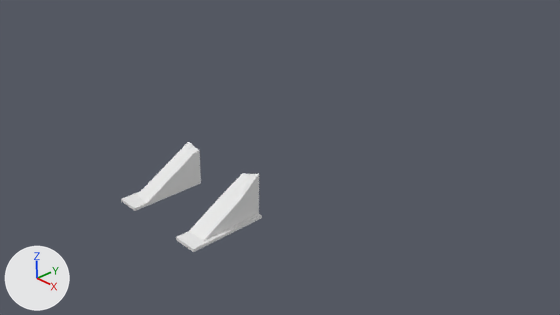
Two versions of the Blender file blender_files/E1/estructura 1.blend, one commit apart.
One viewpoint serves both versions: the file's camera 'Camera'. Every picture has the same lights, and +X, +Y and +Z are marked at lower left.

Before the edit, the objects in view are built like this:
```python
me_cube_001 = bpy.data.meshes.new('Cube.001')
me_cube_001.from_pydata(...)  # 110 vertices, 106 faces; spans x -3.23..3.29, y -2.89..1.5, z -1.01..1.46
ob_bordes_escalera = bpy.data.objects.new('Bordes Escalera', me_cube_001)
ob_bordes_escalera.location = (0.0, -1.38, 0.34)
ob_bordes_escalera.scale = (0.319, 0.319, 0.319)
```
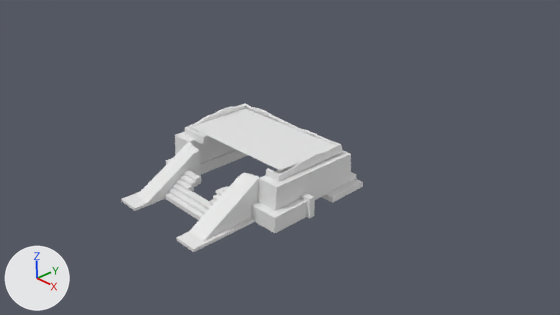
Changed parts and their boxes [x1, y1, x2, y2] in the pictures (560 x 315 px):
'Paredes exteriores', added
    after: [166, 131, 363, 233]
'Bordes Escalera', moved
    before: [121, 142, 262, 252]
    after: [121, 142, 259, 252]
'Plane', added
    after: [191, 108, 336, 171]
'Cube', added
    after: [185, 103, 343, 182]
'Escaleras', added
    after: [164, 170, 228, 220]

Patch to the scene script:
```diff
--- a/blender_files/E1/estructura 1.blend.py
+++ b/blender_files/E1/estructura 1.blend.py
@@ me_cube @@
+me_cube.from_pydata(...)  # 88 vertices, 68 faces; spans x -1.0..1.0, y -1.0..13.49, z -1.0..8.39
@@ me_cube_002 @@
+me_cube_002.from_pydata(...)  # 100 vertices, 94 faces; spans x -5.3..29.1, y -1.2..21.1, z -1.0..6.5
@@ me_cube_003 @@
+me_cube_003.from_pydata(...)  # 152 vertices, 150 faces; spans x -1.0..38.9, y -1.5..22.7, z -1.2..2.9
@@ me_plane @@
+me_plane.from_pydata(...)  # 289 vertices, 256 faces; spans x -1.61..1.59, y -0.75..1.0, z 0.0
@@ ob_escaleras @@
+ob_escaleras = bpy.data.objects.new('Escaleras', me_cube)
+ob_escaleras.location = (0.01, -1.67, 0.05)
+ob_escaleras.scale = (0.602, 0.0424, 0.0424)
@@ ob_paredes_exteriores @@
+ob_paredes_exteriores = bpy.data.objects.new('Paredes exteriores', me_cube_002)
+ob_paredes_exteriores.location = (-1.21, -0.98, 0.1)
+ob_paredes_exteriores.scale = (0.0969, 0.0969, 0.0969)
@@ ob_cube @@
+ob_cube = bpy.data.objects.new('Cube', me_cube_003)
+ob_cube.location = (-1.18, -0.68, 0.79)
+ob_cube.scale = (0.0632, 0.0632, 0.0632)
@@ ob_plane @@
+ob_plane = bpy.data.objects.new('Plane', me_plane)
+ob_plane.location = (0.04, -0.12, 0.86)
+ob_plane.scale = (0.752, 0.752, 0.752)
```
